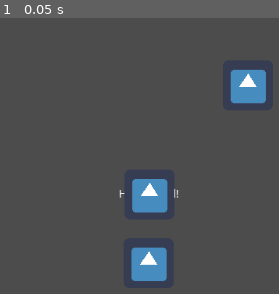
Above: before the commit, frame 1.
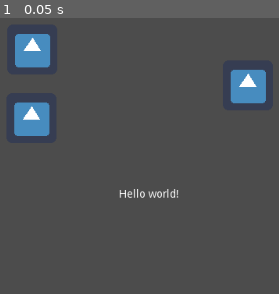
Above: after the commit, the same moment.

Repository: studio-hungus/habitile
Game: Godot game, scene res://PlaceholderScene.tscn
Same seed, same stepped clock (60 frames per second), same inputs: the game is played once before the commit and once after it. The engine's default icon, where the game draws it, is replaced by a stand-in: a white triangle on a blue panel in a dark square.
Inputs:
- Up to frame 1 (0.05 s): no input

The runs differ from the first frame. In frame 1, 6.4% of the frame differs, in the area x 5-63%, y 5-96%.

Commit message:
Add DropSound

Diff:
--- a/project/PlaceholderScene.tscn
+++ b/project/PlaceholderScene.tscn
@@ -21,3 +21,4 @@
 position = Vector2( 126, -140 )
 
 [node name="Board" parent="." instance=ExtResource( 2 )]
+position = Vector2( -150, -186 )
--- a/project/Tile/Tile.gd
+++ b/project/Tile/Tile.gd
@@ -1,6 +1,7 @@
 extends Node2D
 
 onready var area := find_node("Area2D")
+onready var drop_sound := find_node("DropSound")
 
 var _held := false
 
@@ -8,7 +9,7 @@
 func _on_Area2D_input_event(_viewport, event, _shape_idx):
 	if event is InputEventMouseButton:
 		_held = event.is_pressed()
-		print("Hello or something")
+
 		if not event.is_pressed():
 			_drop()
 
@@ -17,8 +18,9 @@
 	if _held and event is InputEventMouseMotion:
 		global_position = get_global_mouse_position()
 
+
 func _drop():
-	var emptySpace : Area2D
+	var empty_space : Area2D
 	var distance := -1.0
 
 	if area.get_overlapping_areas().empty():
@@ -27,8 +29,11 @@
 	for overlap in area.get_overlapping_areas():
 		if overlap.is_in_group("EmptySpace"):
 			var current_distance = overlap.global_position.distance_to(global_position)
+
 			if distance < 0 or distance > current_distance:
-				emptySpace = overlap
+				empty_space = overlap
 				distance = current_distance
-				emptySpace = overlap
-	global_position = emptySpace.global_position
+				empty_space = overlap
+
+	global_position = empty_space.global_position
+	drop_sound.play()
--- a/project/Tile/Tile.tscn
+++ b/project/Tile/Tile.tscn
@@ -1,7 +1,8 @@
-[gd_scene load_steps=4 format=2]
+[gd_scene load_steps=5 format=2]
 
 [ext_resource path="res://icon.png" type="Texture" id=1]
 [ext_resource path="res://Tile/Tile.gd" type="Script" id=2]
+[ext_resource path="res://Tile/GL_SFX_Tile-Place.wav" type="AudioStream" id=3]
 
 [sub_resource type="RectangleShape2D" id=2]
 extents = Vector2( 32, 32 )
@@ -17,4 +18,8 @@
 [node name="Sprite" type="Sprite" parent="."]
 texture = ExtResource( 1 )
 
+[node name="DropSound" type="AudioStreamPlayer" parent="."]
+stream = ExtResource( 3 )
+volume_db = 3.0
+
 [connection signal="input_event" from="Area2D" to="." method="_on_Area2D_input_event"]
Not shown, added: project/Tile/GL_SFX_Tile-Place.wav.import
Not shown, added: project/Tile/GL_SFX_Tile-Place.wav
